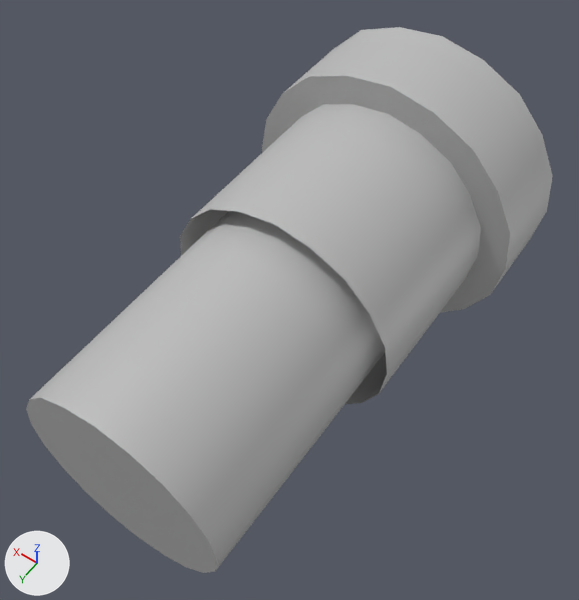
One commit to the FBX model Assets/3_Scena 3D/Meshes/Turrets/SKM_Cannon.fbx: the scene before it, then after it.
Both versions are drawn from a camera (50 mm lens) standing at (-0.05368, -0.00009, 0.02844) and looking at (-0.04565, -0.01133, 0.01078). Arrows for +X, +Y and +Z are at lower left; the lights stay in place. Where no turn or scale is listed for an object, it has been applied to the vertices.

The first picture shows 'SKM_Cannon'.
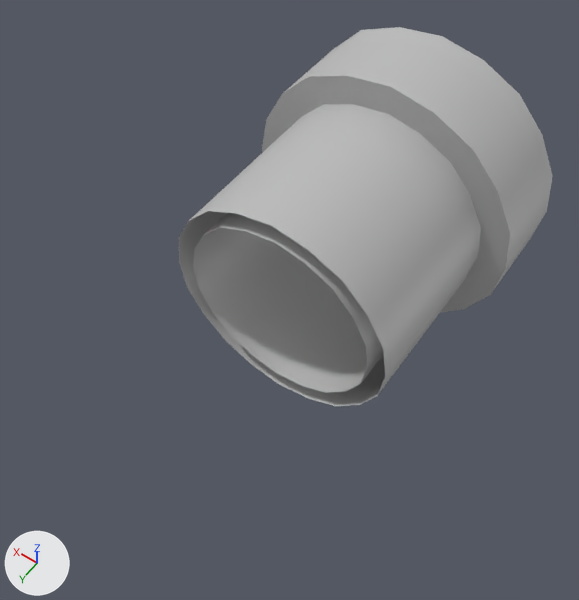
The newer file is also rescaled (x40.94), turned or shifted as a whole; pictures and numbers use the older file's frame.

Boxes [x1, y1, x2, y2] around the edits, measured in the pictures (579 x 600 px):
'SKM_Cannon', reshaped (29% narrower, 31% shorter): before [26, 27, 553, 573]; after [179, 27, 553, 406]
part 1 of me_mesh, cut back: before [26, 206, 390, 573]; after [179, 206, 390, 406]

The edits, one by one:
me_mesh is used by ob_skm_cannon; location (-0.0457, -0.01043, 0.01086).
me_mesh had 121 vertices, 120 faces and spanned x -0.00436..0.00436, y -0.00819..0.00604, z -0.00439..0.00438.
me_mesh now has 120 vertices, 100 faces and spans x -0.00436..0.00436, y -0.00819..-0.00021, z -0.00439..0.00438.
Part 1, on me_mesh:
21 vertices are removed from x -0.00294..0.00294, y 0.00604, z -0.00295..0.00295.
40 faces are deleted.
20 vertices in x -0.00348..0.00348, y -0.00029, z -0.0035..0.0035 move by (0.0, 0.00008, 0.0).
20 new vertices lie (0.0, 0.00798, 0.0) away from vertices in x -0.00294..0.00294, y -0.00819, z -0.00295..0.00295.
20 new faces join them.
